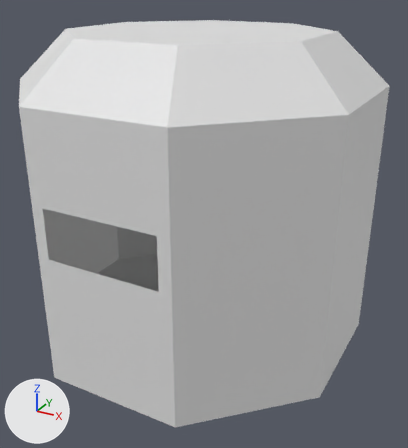
The Blender file assets/models/stage/mdl_room_.blend as it was, and as the next commit left it.
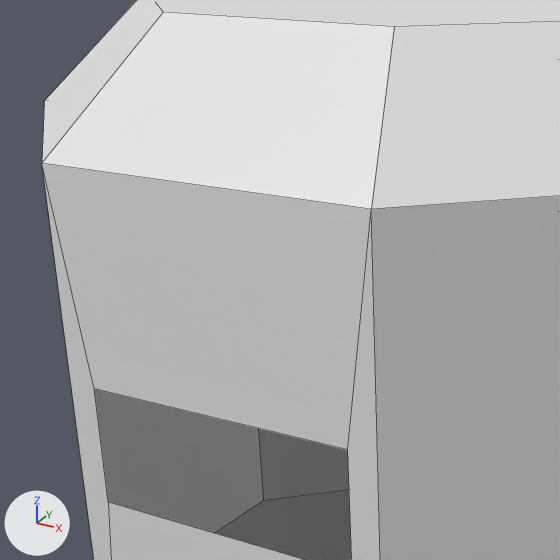
Old and new are each drawn whole from a 50 mm camera at (182.0, -324.0, 135.0) aimed at (8.0, -7.0, -23.0) and again close up on the part from 0% to 62% of the width and 7% to 64% of the height. Every picture has the same lights, and +X, +Y and +Z are marked at lower left. The older version's two pictures come first. The close-ups show mesh edges as thin lines.
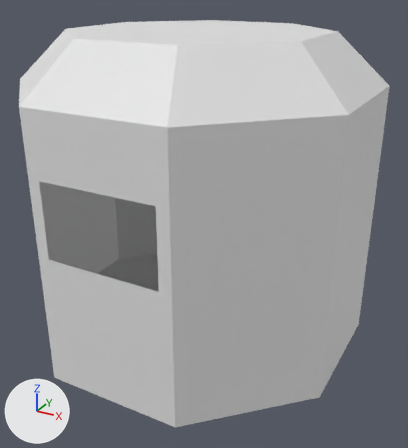
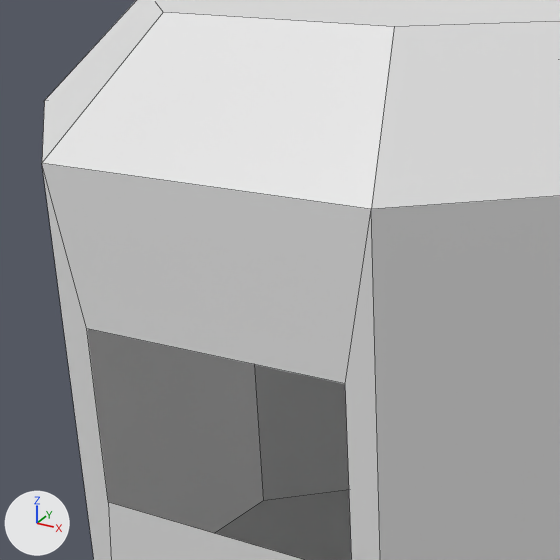
Changed parts and their boxes (x1, y1, x2, y2) in the close-ups (560 x 560 px; the box of a moved part takes in the faces that stretch with it):
part 1 of me_cylinder, moved or reshaped
    both: (42, 163, 380, 560)

The change, as a list of edits to the scene's bpy script:
```text
Change me_cylinder:
    where me_cylinder.from_pydata(...)  # 32 vertices, 24 faces; spans x -27.7..27.7, y -27.7..27.7, z -26.0..26.0
    used by ob_cylinder; location = (0.0, 0.0, 0.0); scale = (4.0, 4.0, 4.0)
    me_cylinder part 1
    me_cylinder.vertices[7].co: (9.5, -27.7, 4.0) -> (9.5, -27.7, 8.0)  # pixel (347, 449) -> pixel (345, 383)
    me_cylinder.vertices[9].co: (-9.5, -27.7, 4.0) -> (-9.5, -27.7, 8.0)  # pixel (94, 388) -> pixel (86, 328)
```
